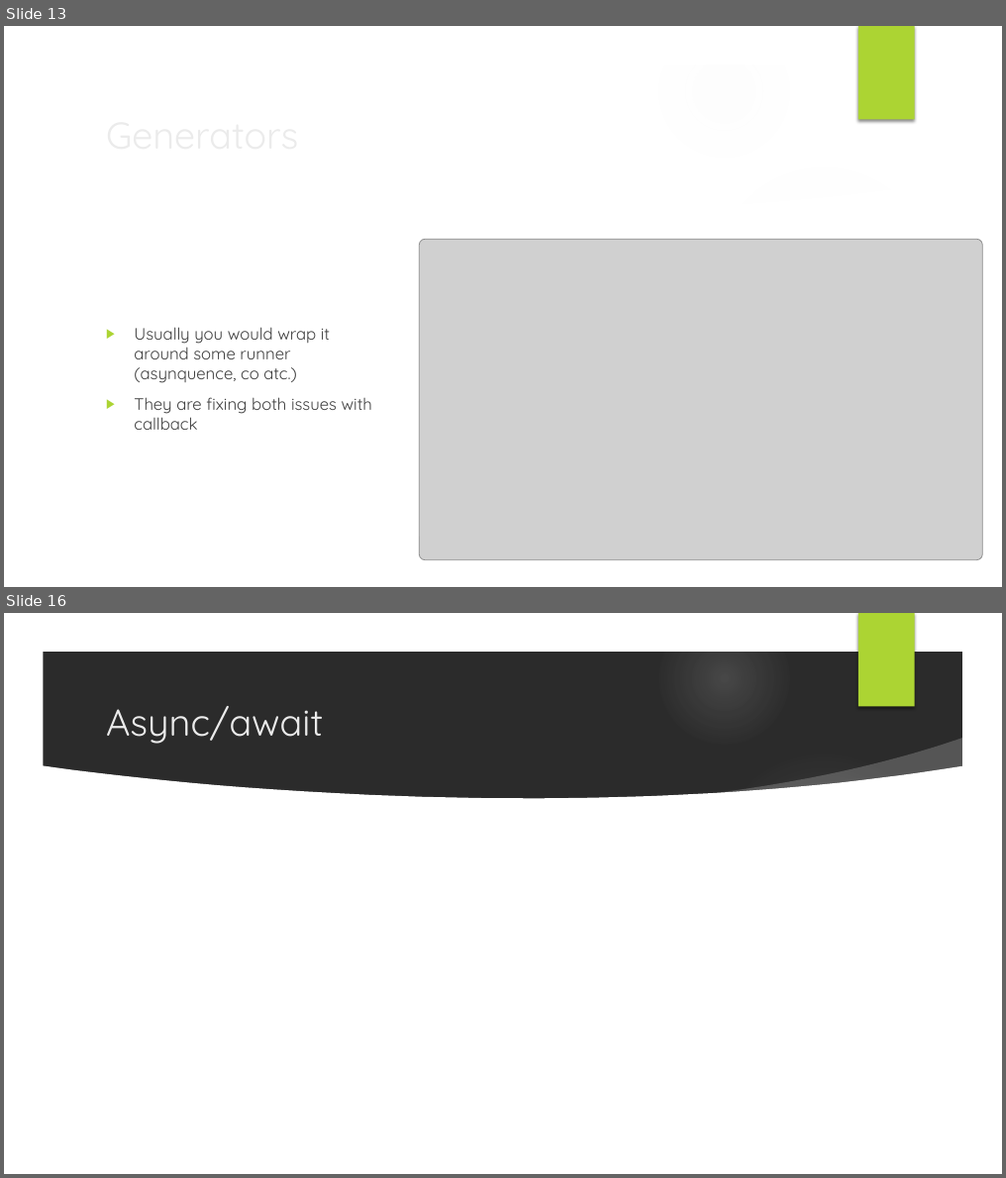
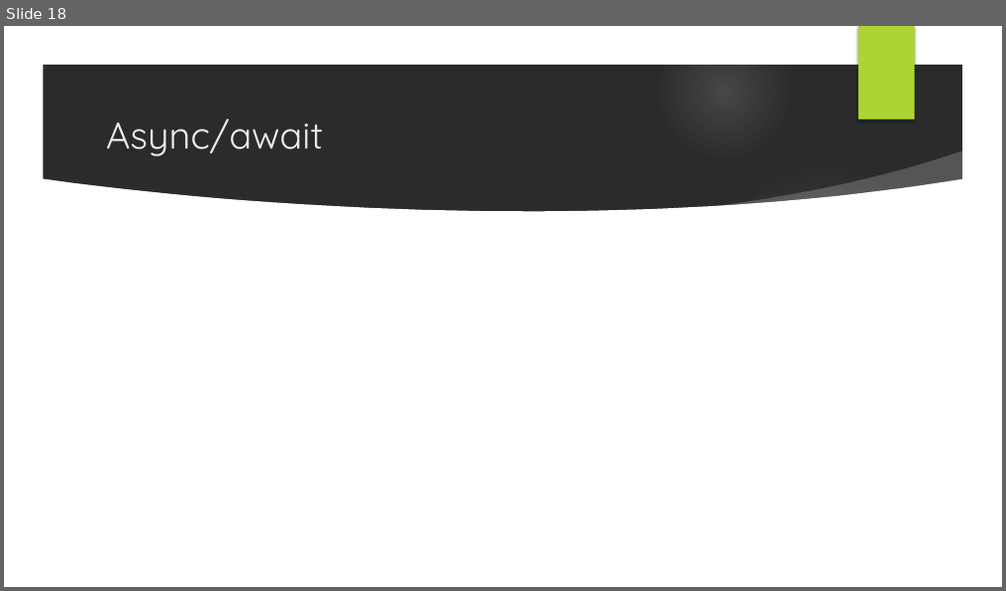
Before and after one commit to muxahuk/asyncJs, a slide deck: Asynchronous JavaScript.pptx. Shown one above the other, each under a label of ours: slides 13 and 16 before the commit, slide 18 after it; the slides between them are not shown. The pictures are 1006x1178 and 1006x591 pixels, drawn with LibreOffice and Linux fonts; fonts in the diff are those of the drawing; grey boxes stand for pictures; background and template pictures are left out; a plain dark background stands for a picture behind light text. Boxes give left, top, right and bottom in pixels: in the first picture for what was removed or moved away, otherwise in the second. Text is boxed around its words. In the diff, an @@ line names an element or a change of style, - is before the commit and + after.

```diff
--- a/Asynchronous JavaScript.pptx
+++ b/Asynchronous JavaScript.pptx
@@ slide 13 removed at (x1=4, y1=26, x2=1002, y2=587), background picture (left out); not listed: 9 template elements that a slide beside it also shows @@
@@ title removed at (x1=98, y1=105, x2=816, y2=163) @@
-Generators
@@ picture removed at (x1=420, y1=240, x2=983, y2=561) @@
@@ text removed at (x1=134, y1=327, x2=372, y2=430) @@
-▶ Usually you would wrap it around some runner (asynquence, co atc.)
-▶ They are fixing both issues with callback
@@ what was slide 16 is now slide 18 @@
```
Also in this commit, not shown: 7 slides changed, 8 slides added, 5 other slides removed.
